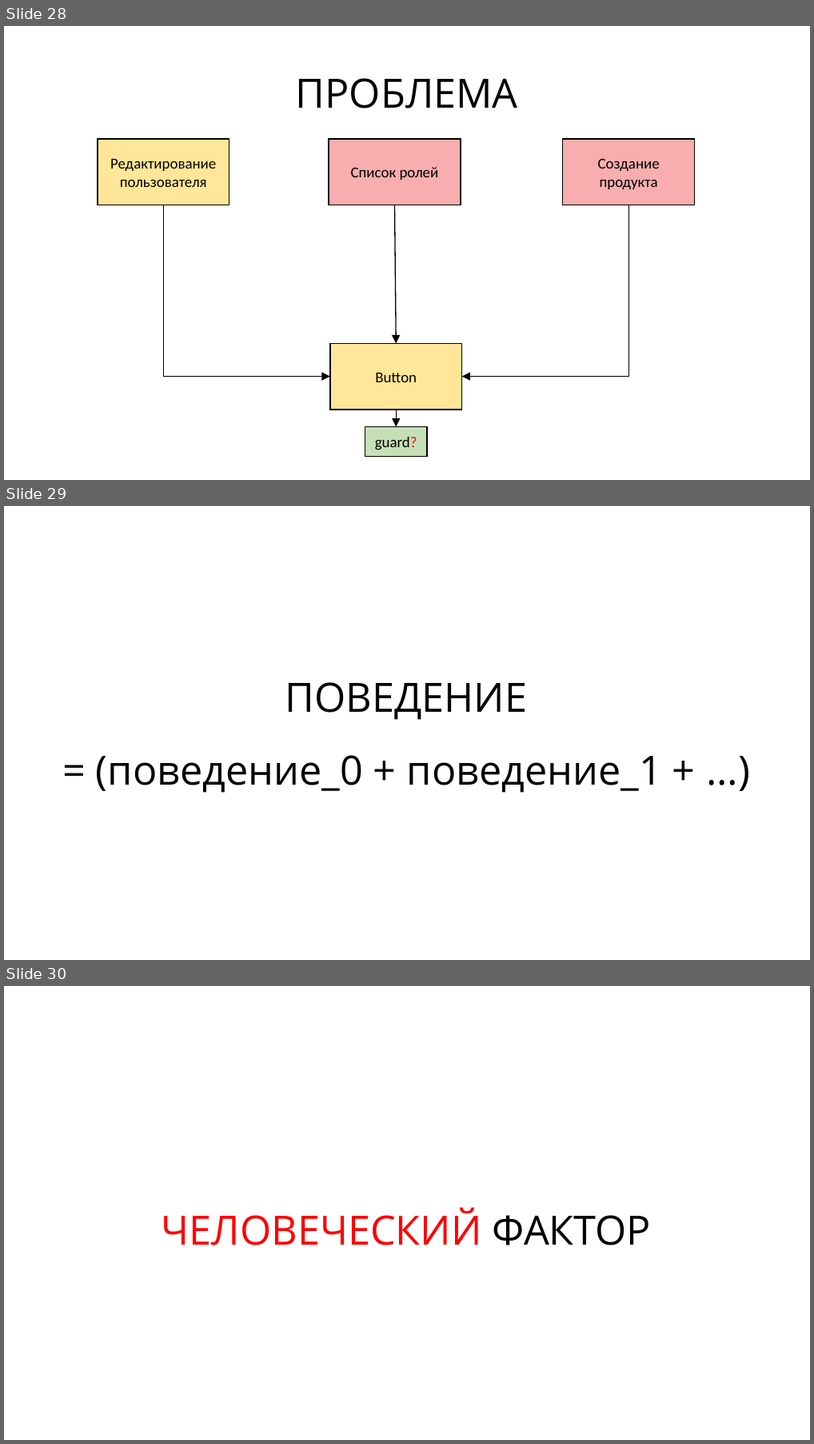
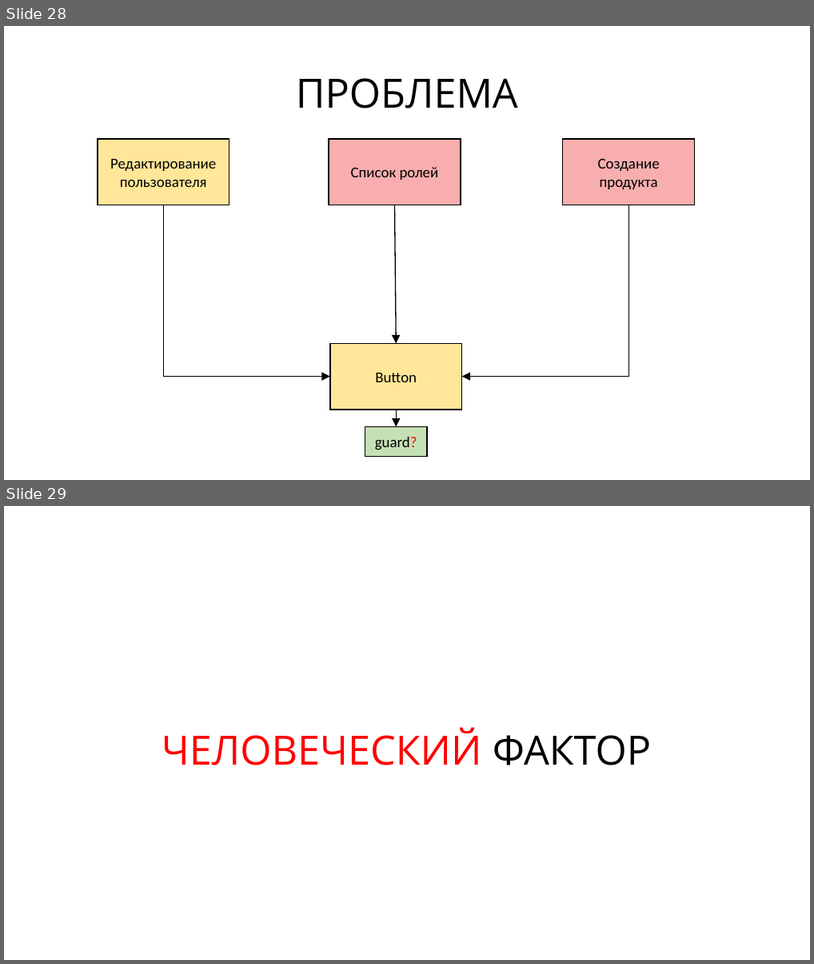
Before and after one commit to rkhaimov/brain-gym, a slide deck: Презентация.pptx. Shown one above the other, each under a label of ours: slides 28, 29 and 30 before the commit, slides 28 and 29 after it. The pictures are 814x1444 and 814x964 pixels, drawn with LibreOffice and Linux fonts; fonts in the diff are those of the drawing. Boxes give left, top, right and bottom in pixels: in the first picture for what was removed or moved away, otherwise in the second. Text is boxed around its words. In the diff, an @@ line names an element or a change of style, - is before the commit and + after.

```diff
--- a/Презентация.pptx
+++ b/Презентация.pptx
@@ slide 29 removed at [4,506,810,960], background #FFFFFF @@
@@ text removed at [96,682,662,792] @@
-ПОВЕДЕНИЕ
-= (поведение_0 + поведение_1 + …)
@@ what was slide 30 is now slide 29 @@
```
Also in this commit, not shown: 7 slides changed, 5 slides added, 7 other slides removed.
